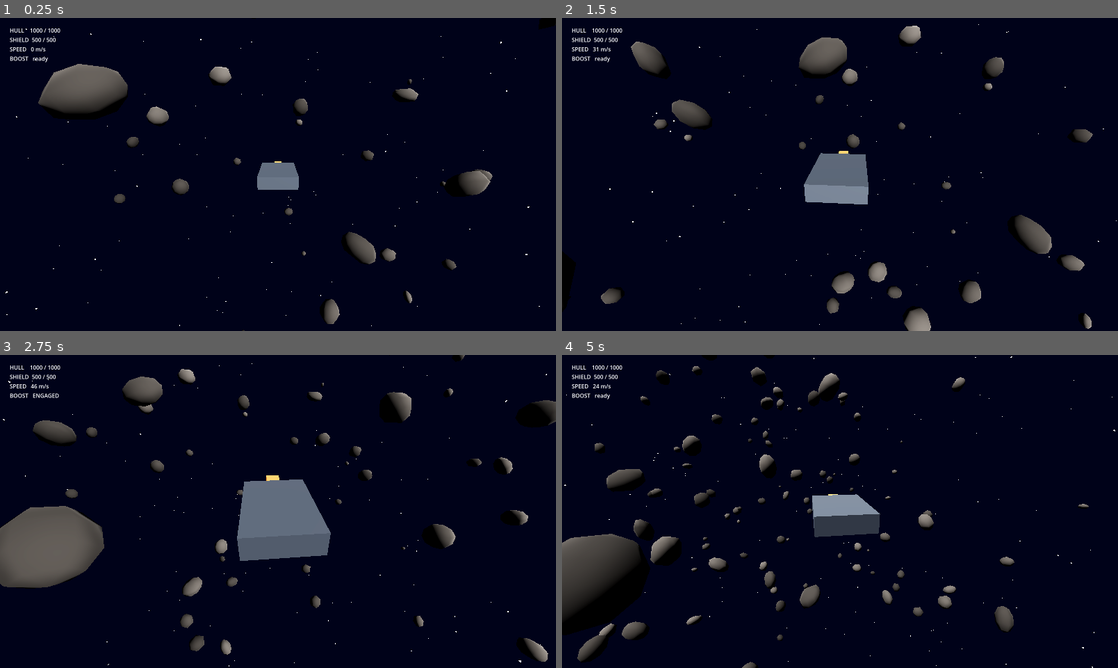
Above: before the commit, frames 1-4 (two rows, left to right).
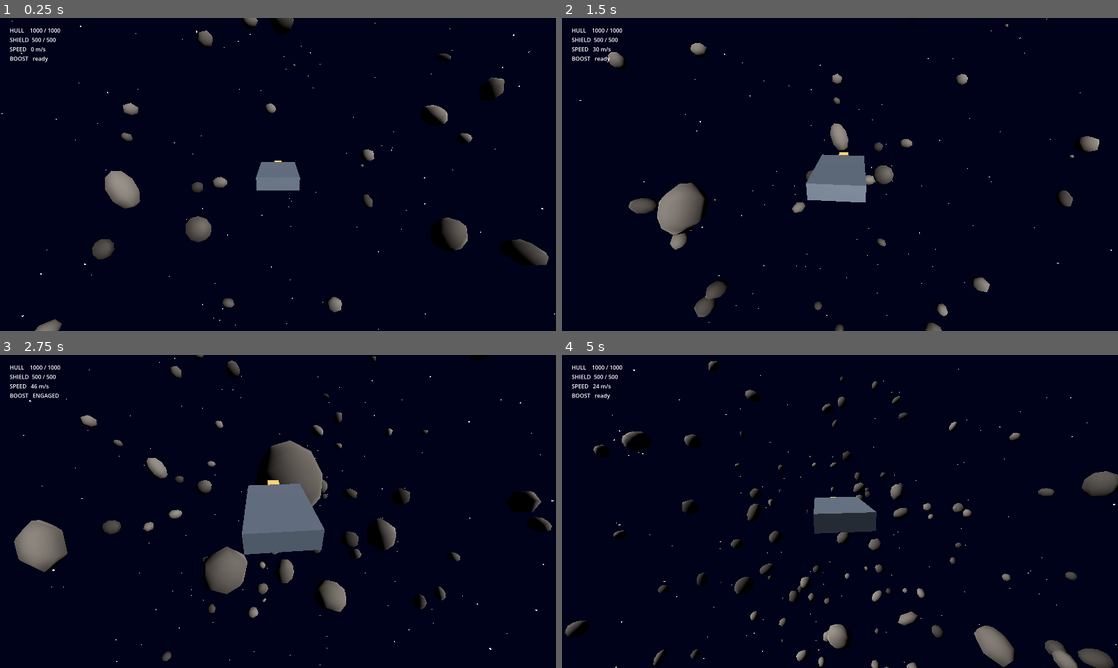
Above: after the commit, the same moments.

Repository: hassaan-v20/solar-system
Game: Godot game, scene res://scenes/raid/ghost_station_raid.tscn
Same seed, same stepped clock (60 frames per second), same inputs: the game is played once before the commit and once after it.
Inputs (mouse positions are in pixels of both pictures, inside the frame that each line leads up to):
- Up to frame 1 (0.25 s): no input
- Up to frame 2 (1.5 s): tap Enter at 0.5 s; move the mouse to (867, 174) at 0.52 s; hold Shift (boost) 0.53-1.28 s; hold S (thrust_back) from 0.53 s (still down); move the mouse to (812, 174) at 1.27 s; tap Shift (boost) at 1.35 s
- Up to frame 3 (2.75 s): keep holding S (thrust_back); move the mouse to (289, 505) at 2.02 s; hold Shift (boost) from 2.03 s (still down)
- Up to frame 4 (5 s): move the mouse to (834, 517) at 2.77 s; release Shift (boost) at 2.78 s; tap Shift (boost) at 2.85, 4.35 s; move the mouse to (878, 514) at 3.52 s; hold Shift (boost) 3.53-4.28 s; tap Escape (toggle_mouse) at 4.15 s; move the mouse to (673, 464) at 4.27 s; release S (thrust_back) at 4.28 s; hold A (roll_left) from 4.28 s (still down); tap F11 (toggle_fullscreen, bound only after the commit) at 4.9 s

The runs differ from the first frame. In frame 1, 8.3% of the frame differs, in the area x 0-100%, y 0-100%; in frame 2, 8.8%; in frame 3, 14%; in frame 4, 14%.

Commit message:
Solid asteroids, speed FOV, and macOS fullscreen/capture hardening
Flight feel (M1):
- Asteroids are now StaticBody3D + SphereShape3D so the ship's
  CharacterBody3D stops on impact instead of passing through. Round
  collider (mesh radius x mean scale) avoids non-uniform-scale physics
  warnings; lumpy per-axis scale stays on the visual mesh only.
- ChaseCamera widens FOV 72->88 toward boost speed for a sense of
  acceleration (presentation-only; reads sim state, never writes it).
- Crisper steering: turn_speed 2.2->2.5, roll_speed 2.0->2.8 in
  wayfarer.tres and the ShipDef default (kept in sync). Starting points.

Platform robustness:
- Use Godot fullscreen (borderless), not macOS native fullscreen, and
  re-assert mouse capture on focus/enter and per-frame so steering
  survives crossing Spaces/displays. F11 toggles fullscreen.

Headless smoke run (godot --headless --quit-after) boots clean, exit 0.

Co-Authored-By: Claude Opus 4.8 <noreply@anthropic.com>

Diff:
--- a/game/data/ships/wayfarer.tres
+++ b/game/data/ships/wayfarer.tres
@@ -18,6 +18,6 @@
 strafe_accel = 22.0
 linear_damp = 0.8
 brake_damp = 3.0
-turn_speed = 2.2
-roll_speed = 2.0
+turn_speed = 2.5
+roll_speed = 2.8
 boost_accel_mult = 1.8
--- a/game/project.godot
+++ b/game/project.godot
@@ -16,6 +16,7 @@
 
 [display]
 
+window/size/mode=3
 window/size/viewport_width=1600
 window/size/viewport_height=900
 
--- a/game/scripts/core/main.gd
+++ b/game/scripts/core/main.gd
@@ -8,11 +8,16 @@
 const STAR_COUNT := 700
 
 var _rng := RandomNumberGenerator.new()
+var _want_capture := true
 
 func _ready() -> void:
 	_rng.randomize()
 	_setup_input()
-	Input.mouse_mode = Input.MOUSE_MODE_CAPTURED
+	# Use Godot's own fullscreen (a borderless window), NOT macOS native
+	# fullscreen (the green button) — native fullscreen opens a separate macOS
+	# Space where mouse capture / relative steering breaks.
+	_apply_fullscreen(true)
+	_set_capture(true)
 	_build_environment()
 	_build_stars()
 	var ship := _build_ship()
@@ -22,9 +27,37 @@
 
 func _unhandled_input(event: InputEvent) -> void:
 	if event.is_action_pressed("toggle_mouse"):
-		Input.mouse_mode = Input.MOUSE_MODE_VISIBLE if Input.mouse_mode == Input.MOUSE_MODE_CAPTURED else Input.MOUSE_MODE_CAPTURED
+		_set_capture(not _want_capture)
+	elif event.is_action_pressed("toggle_fullscreen"):
+		var is_fs := DisplayServer.window_get_mode() == DisplayServer.WINDOW_MODE_FULLSCREEN
+		_apply_fullscreen(not is_fs)
+		_set_capture(true)
 	elif event.is_action_pressed("quit_game"):
 		get_tree().quit()
+
+func _process(_delta: float) -> void:
+	# macOS silently drops mouse capture when the window crosses displays or
+	# Spaces (the cursor reappears and steering dies). Re-assert capture every
+	# frame while focused and wanted, so it's grabbed back immediately.
+	if _want_capture and get_window().has_focus() and Input.mouse_mode != Input.MOUSE_MODE_CAPTURED:
+		Input.mouse_mode = Input.MOUSE_MODE_CAPTURED
+
+func _notification(what: int) -> void:
+	# Immediate re-grab on focus/enter events (Cmd-Tab, mouse re-entering), but
+	# only if the player hasn't deliberately freed the mouse with Esc.
+	if not _want_capture:
+		return
+	match what:
+		NOTIFICATION_APPLICATION_FOCUS_IN, NOTIFICATION_WM_WINDOW_FOCUS_IN, NOTIFICATION_WM_MOUSE_ENTER:
+			Input.mouse_mode = Input.MOUSE_MODE_CAPTURED
+
+func _set_capture(on: bool) -> void:
+	_want_capture = on
+	Input.mouse_mode = Input.MOUSE_MODE_CAPTURED if on else Input.MOUSE_MODE_VISIBLE
+
+func _apply_fullscreen(on: bool) -> void:
+	DisplayServer.window_set_mode(
+		DisplayServer.WINDOW_MODE_FULLSCREEN if on else DisplayServer.WINDOW_MODE_WINDOWED)
 
 # ── input ─────────────────────────────────────────────────────────────────────
 func _setup_input() -> void:
@@ -39,6 +72,7 @@
 		"boost": [KEY_SHIFT],
 		"brake": [KEY_CTRL],
 		"toggle_mouse": [KEY_ESCAPE],
+		"toggle_fullscreen": [KEY_F11],
 		"quit_game": [KEY_F8],
 	}
 	for action in binds:
@@ -145,24 +179,45 @@
 
 func _build_asteroids() -> void:
 	for i in ASTEROID_COUNT:
-		var a := MeshInstance3D.new()
+		var r := _rng.randf_range(1.5, 6.0)
+
+		# Solid rock: a StaticBody3D on the default collision layer. The ship is a
+		# CharacterBody3D (also default mask), so move_and_slide stops it on impact
+		# — no more flying straight through asteroids. (M2 will split these onto a
+		# dedicated "environment" layer once weapons/enemies need their own.)
+		var body := StaticBody3D.new()
+		# Place in a shell around origin so the spawn point stays clear.
+		body.position = _random_unit() * _rng.randf_range(40.0, 260.0)
+		body.rotation = Vector3(_rng.randf() * TAU, _rng.randf() * TAU, _rng.randf() * TAU)
+
+		var mesh_inst := MeshInstance3D.new()
 		var m := SphereMesh.new()
-		var r := _rng.randf_range(1.5, 6.0)
 		m.radius = r
 		m.height = r * 2.0
 		m.radial_segments = 6
 		m.rings = 4
-		a.mesh = m
+		mesh_inst.mesh = m
 		var mat := StandardMaterial3D.new()
 		var g := _rng.randf_range(0.25, 0.45)
 		mat.albedo_color = Color(g, g * 0.95, g * 0.9)
 		mat.roughness = 1.0
-		a.material_override = mat
-		# Place in a shell around origin so the spawn point stays clear.
-		a.position = _random_unit() * _rng.randf_range(40.0, 260.0)
-		a.scale = Vector3(_rng.randf_range(0.7, 1.4), _rng.randf_range(0.7, 1.4), _rng.randf_range(0.7, 1.4))
-		a.rotation = Vector3(_rng.randf() * TAU, _rng.randf() * TAU, _rng.randf() * TAU)
-		add_child(a)
+		mesh_inst.material_override = mat
+		# Per-axis scale only lumps up the *look*; the collision sphere below stays
+		# round (a fair approximation for placeholder rocks, and keeps the physics
+		# shape free of the non-uniform-scale warnings Godot raises otherwise).
+		var sx := _rng.randf_range(0.7, 1.4)
+		var sy := _rng.randf_range(0.7, 1.4)
+		var sz := _rng.randf_range(0.7, 1.4)
+		mesh_inst.scale = Vector3(sx, sy, sz)
+		body.add_child(mesh_inst)
+
+		var col := CollisionShape3D.new()
+		var shape := SphereShape3D.new()
+		shape.radius = r * (sx + sy + sz) / 3.0
+		col.shape = shape
+		body.add_child(col)
+
+		add_child(body)
 
 func _random_unit() -> Vector3:
 	var v := Vector3(_rng.randfn(), _rng.randfn(), _rng.randfn())
--- a/game/scripts/data/ship_def.gd
+++ b/game/scripts/data/ship_def.gd
@@ -20,6 +20,6 @@
 @export var strafe_accel: float = 22.0
 @export var linear_damp: float = 0.8
 @export var brake_damp: float = 3.0
-@export var turn_speed: float = 2.2
-@export var roll_speed: float = 2.0
+@export var turn_speed: float = 2.5
+@export var roll_speed: float = 2.8
 @export var boost_accel_mult: float = 1.8
--- a/game/scripts/ship/chase_camera.gd
+++ b/game/scripts/ship/chase_camera.gd
@@ -7,12 +7,20 @@
 @export var distance: float = 12.0
 @export var height: float = 3.5
 @export var pos_lerp: float = 6.0
+# Speed-based FOV: widening the view as the ship nears top speed reads as
+# acceleration. Pure presentation — it reads sim state but never writes it.
+@export var base_fov: float = 72.0
+@export var boost_fov: float = 88.0
+@export var fov_lerp: float = 4.0
 
 var _target: Node3D
+var _ship: ShipController
 
 func _ready() -> void:
 	top_level = true  # ignore any parent transform; we drive position ourselves
 	_target = get_node_or_null(target_path) as Node3D
+	_ship = _target as ShipController
+	fov = base_fov
 	if _target != null:
 		global_position = _desired_position()  # snap behind the ship on frame 1
 
@@ -24,6 +32,14 @@
 	# Guard against look_at erroring when camera and ship momentarily coincide.
 	if global_position.distance_to(target_pos) > 0.01:
 		look_at(target_pos, _target.global_transform.basis.y)
+	_update_fov(delta)
+
+func _update_fov(delta: float) -> void:
+	if _ship == null or _ship.ship_def == null:
+		return
+	var ratio := clampf(_ship.get_speed() / _ship.ship_def.boost_speed, 0.0, 1.0)
+	var want := lerpf(base_fov, boost_fov, ratio)
+	fov = lerpf(fov, want, clampf(fov_lerp * delta, 0.0, 1.0))
 
 func _desired_position() -> Vector3:
 	var t := _target.global_transform
--- a/game/scripts/ui/ship_hud.gd
+++ b/game/scripts/ui/ship_hud.gd
@@ -25,7 +25,7 @@
 	_boost_label = _make_label(panel)
 
 	var hint := Label.new()
-	hint.text = "W/S thrust   mouse steer   A/D roll   Q/E strafe   Shift boost   Ctrl brake   Esc free mouse   F8 quit"
+	hint.text = "W/S thrust   mouse steer   A/D roll   Q/E strafe   Shift boost   Ctrl brake   Esc free mouse   F11 fullscreen   F8 quit"
 	hint.set_anchors_preset(Control.PRESET_BOTTOM_WIDE)
 	hint.horizontal_alignment = HORIZONTAL_ALIGNMENT_CENTER
 	hint.modulate = Color(1, 1, 1, 0.5)
